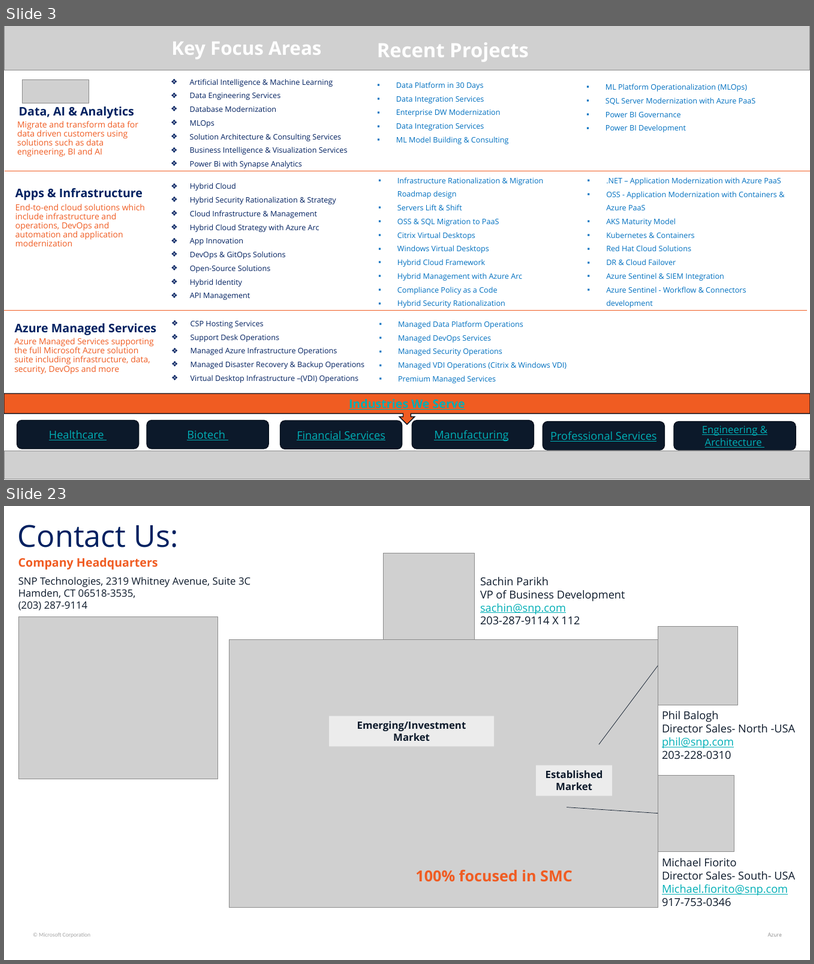
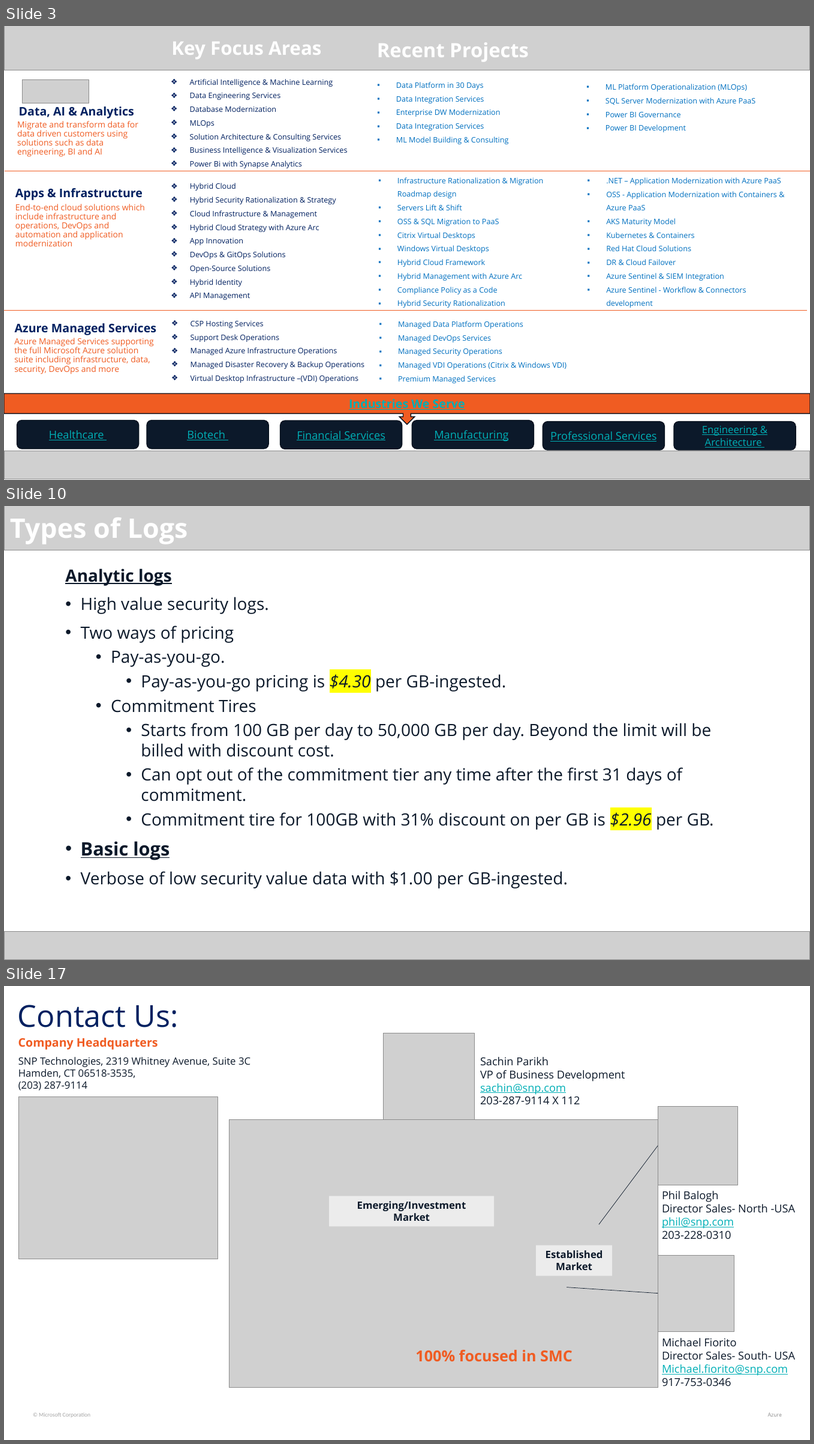
Before and after one commit to Dathasai1234/Personal-Notes, a slide deck: Archive/Presentations/Presentation-2/Virtual Network Gateways.pptx. Shown one above the other, each under a label of ours: slides 3 and 23 before the commit, slides 3, 10 and 17 after it; the slides between them are not shown. The pictures are 814x964 and 814x1444 pixels, drawn with LibreOffice and Linux fonts; fonts in the diff are those of the drawing; grey boxes stand for pictures. Boxes give left, top, right and bottom in pixels: in the first picture for what was removed or moved away, otherwise in the second. Text is boxed around its words. In the diff, an @@ line names an element or a change of style, - is before the commit and + after.

```diff
--- a/Archive/Presentations/Presentation-2/Virtual Network Gateways.pptx
+++ b/Archive/Presentations/Presentation-2/Virtual Network Gateways.pptx
@@ slide 10 added at (4, 506, 810, 960), background #FFFFFF @@
@@ picture added at (4, 506, 810, 550) @@
@@ text added at (10, 517, 188, 544), 32 pt, text #FFFFFF, bold @@
+Types of Logs
@@ text added at (65, 568, 714, 888), 20 pt, text #0C192A @@
+Analytic logs
+• High value security logs.
+• Two ways of pricing
+  • Pay-as-you-go.
+    • Pay-as-you-go pricing is $4.30 per GB-ingested.
+  • Commitment Tires
+    • Starts from 100 GB per day to 50,000 GB per day. Beyond the limit will be billed with discount cost.
+    • Can opt out of the commitment tier any time after the first 31 days of commitment.
+    • Commitment tire for 100GB with 31% discount on per GB is $2.96 per GB.
+• Basic logs
+• Verbose of low security value data with $1.00 per GB-ingested.
@@ picture added at (4, 931, 810, 960) @@
@@ what was slide 23 is now slide 17 @@
```
Also in this commit, not shown: 1 slide changed, 11 other slides added, 18 slides removed, 4 other files.
